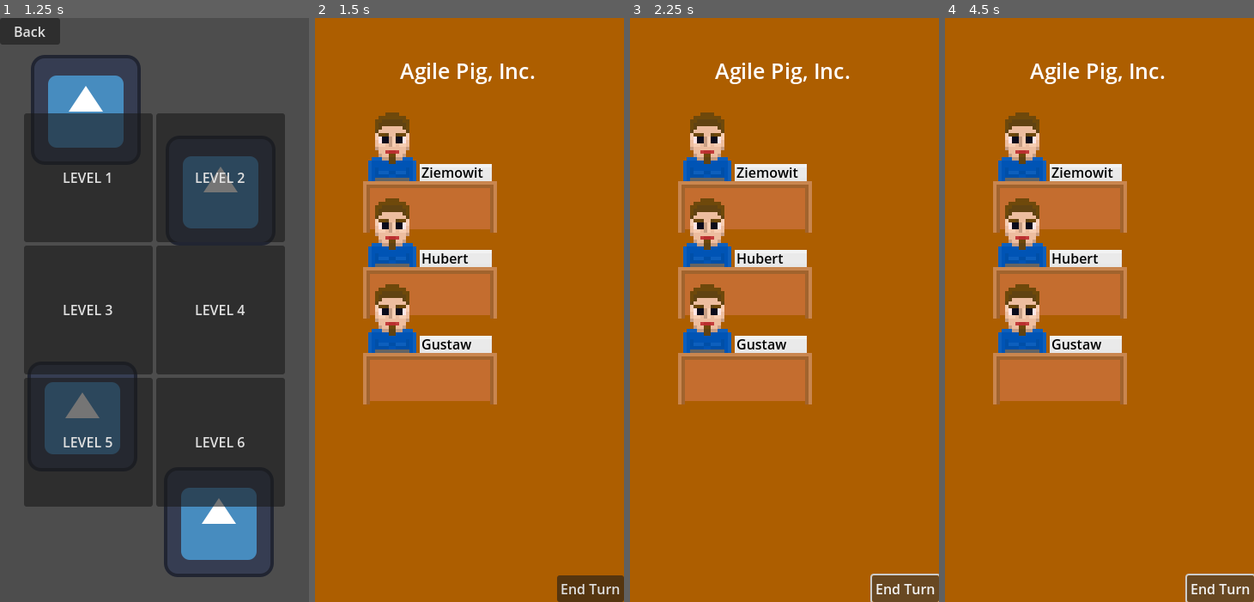
Above: before the commit, frames 1-4 (left to right).
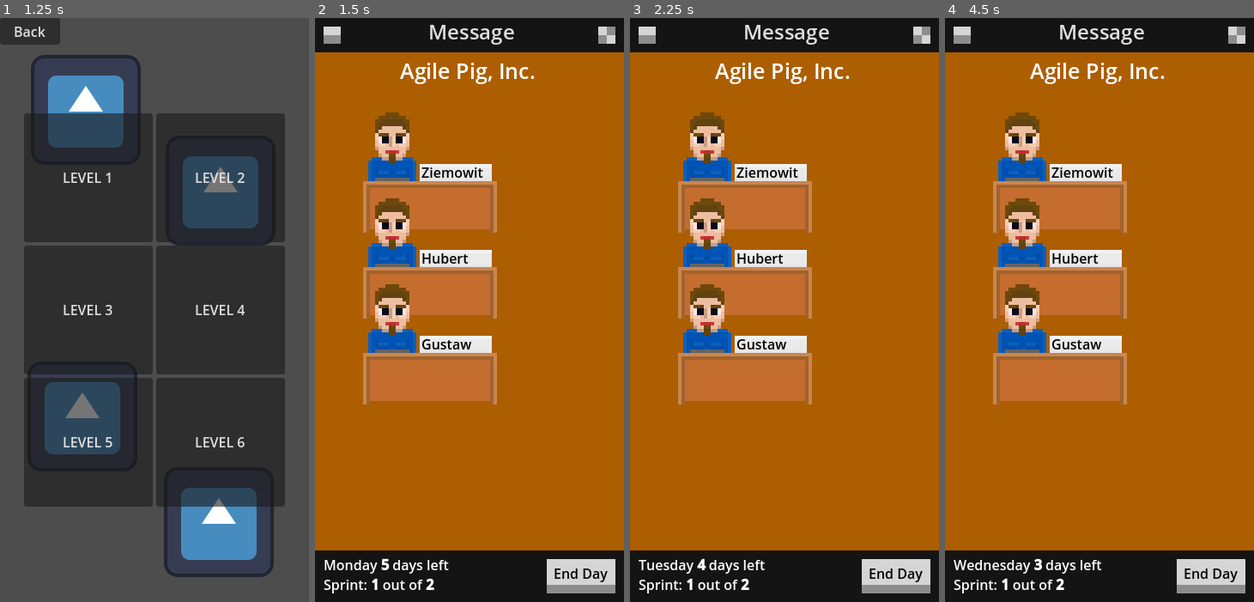
Above: after the commit, the same moments.

Repository: ltbk2023/pig
Game: Godot game, scene res://main.tscn
Same seed, same stepped clock (60 frames per second), same inputs: the game is played once before the commit and once after it. The engine's default icon, where the game draws it, is replaced by a stand-in: a white triangle on a blue panel in a dark square.
Inputs (mouse positions are in pixels of both pictures, inside the frame that each line leads up to):
- Up to frame 1 (1.25 s): click "Play" at 0.5 s
- Up to frame 2 (1.5 s): click "LEVEL 1" at 1.25 s
- Up to frame 3 (2.25 s): click "End Turn" (after the commit: "End Day") at 2 s
- Up to frame 4 (4.5 s): click (1102, 29) at 2.75 s, where only the run after the commit has a clickable "Message"; click (963, 35) at 3.52 s; click "End Turn" (after the commit: "End Day") at 4.25 s

Frame 1 is identical in both runs. In frame 2, 15% of the frame differs, in the area x 0-100%, y 0-100%; in frame 3, 15%; in frame 4, 15%.

Commit message:
PIG-206: HUD rework

Diff:
--- a/PIG/game/game.gd
+++ b/PIG/game/game.gd
@@ -6,6 +6,8 @@
 @export var turns_per_sprint : int = 5
 
 @export var max_sprints : int = 2
+
+signal show_menu()
 
 @export_category("Views Swichting")
 @export var speed_trigger = 40
@@ -14,6 +16,9 @@
 @export var backlog_to_office = Vector2(1,0)
 @export var office_to_testing = Vector2(1,0)
 @export var testing_to_office = Vector2(-1,0)
+
+@export var show_days_left = true
+
 var is_view_just_switched = false
 
 var __current_turn : int
@@ -29,6 +34,7 @@
 	__current_sprint = 0
 	__current_turn = 0
 	victory_points = 0
+	display_date()
 	randomize()
 
 # Called every frame. 'delta' is the elapsed time since the previous frame.
@@ -45,6 +51,7 @@
 	__current_turn += 1
 	if __current_turn % turns_per_sprint == 0:
 		execute_end_of_sprint()
+	display_date()
 
 
 # function execute end of sprint and update current sprint
@@ -80,7 +87,13 @@
 
 # function that listens for the end button release and calls execute_turn()
 func _on_end_turn_button_button_up():
-	execute_turn()
+	if $Hooks/EmployeeToAssign.get_child_count() == 0 and \
+		$Hooks/TaskToAssign.get_child_count() == 0:
+			execute_turn()
+	else:
+		cancel_task_to_assign()
+		cancel_employee_to_assign()
+		display_date()
 
 # check if movement is in the given direction with set precision
 func is_in_direction(movement:Vector2,direction:Vector2) -> bool:
@@ -129,14 +142,14 @@
 # Listen to assign request from backlog
 # Call save_task_to_assign
 func _on_backlog_assign(owner):
-	$CanvasLayer/AssigningStatusView.visible = true
 	save_task_to_assign(owner)
+
 
 # Listen to assign request from testing
 # Call save_task_to_assign
 func _on_testing_assign(owner):
-	$CanvasLayer/AssigningStatusView.visible = true
 	save_task_to_assign(owner)
+
 
 # Listen to assign request from office
 # Create hook to owner and place it in Hooks/EmployeeToAssign
@@ -151,7 +164,7 @@
 	var hook = Hook.new()
 	hook.set_origin(owner)
 	$Hooks/EmployeeToAssign.add_child(hook)
-	$CanvasLayer/AssigningStatusView.visible = true
+	display_assign(false)
 	assign()
 
 # Create hook to task and place it in Hooks/TaskToAssign
@@ -166,6 +179,7 @@
 	var hook = Hook.new()
 	hook.set_origin(task)
 	$Hooks/TaskToAssign.add_child(hook)
+	display_assign(true)
 	assign()
 
 # Checks if hooks needed to assign exist
@@ -193,7 +207,7 @@
 				$Hooks/TaskToAssign.remove_child(task_hook)
 				employee_hook.get_origin().assign_issue(task_hook)
 				task_hook.get_origin().assign_employee(employee_hook)
-			$CanvasLayer/AssigningStatusView.visible = false
+				display_date()
 			return true
 		else:
 			$Hooks/EmployeeToAssign.get_child(0).queue_free()
@@ -245,21 +259,17 @@
 	$Testing.visible = false
 	$SprintEnd.visible = false
 	$Backlog.visible = false
+	display_date()
 
 # Deletes the hook from TaskToAssign if it exists.
 func cancel_task_to_assign():
 	if $Hooks/TaskToAssign.get_child_count() > 0:
 		$Hooks/TaskToAssign.get_child(0).queue_free()
-
 # Deletes the from EmployeeToAssign if it exists.
 func cancel_employee_to_assign():
 	if $Hooks/EmployeeToAssign.get_child_count() > 0:
 		$Hooks/EmployeeToAssign.get_child(0).queue_free()
 
-func _on_cancel_assigning_button_up():
-	cancel_task_to_assign()
-	cancel_employee_to_assign()
-	$CanvasLayer/AssigningStatusView.visible = false
 
 # Return a JSON dictionary representing this object in its current state
 func to_json():
@@ -284,3 +294,47 @@
 		victory_points = dict["victory points"]
 		return true
 	return false
+
+# set status bar to day of the week and sprint number
+# set button to "End Day"
+func display_date():
+	var day_of_the_week=["Monday","Tuesday","Wednesday","Thursday","Friday"]
+
+	var days_left = turns_per_sprint-__current_turn%turns_per_sprint
+
+	var text =day_of_the_week[ __current_turn%5]
+	if show_days_left:
+		if days_left == 1:
+			text += "[b] last day[/b]"
+		else:
+			text += " [b]"+str(days_left)+"[/b] days left"
+	text +="\nSprint: [b]"+\
+		str(__current_sprint+1)+"[/b] out of [b]"+\
+		str(max_sprints)+'[/b]'
+	$CanvasLayer/Status.text = text
+	$CanvasLayer/Button.text = "End Day"
+
+# set status bar to Assigning and name of task or employee
+# set button to "Cancel"
+func display_assign(task):
+	var text = "Assigning:\n"
+	if task:
+		text += $Hooks/TaskToAssign.get_child(0).get_origin().name
+	else:
+		text += $Hooks/EmployeeToAssign.get_child(0).get_origin().name
+	$CanvasLayer/Status.text = text
+	$CanvasLayer/Button.text = "Cancel"
+
+
+# emit show menu request
+func _on_menu_button_button_up():
+	show_menu.emit()
+
+# hide message
+func _on_exit_button_button_up():
+	$CanvasLayer/Message.visible = false
+
+# TODO
+# implement reaction to show message request
+func _on_message_button_up():
+	pass
--- a/PIG/game/game.tscn
+++ b/PIG/game/game.tscn
@@ -1,55 +1,186 @@
-[gd_scene load_steps=6 format=3 uid="uid://ca2p0ey2167pi"]
+[gd_scene load_steps=29 format=3 uid="uid://ca2p0ey2167pi"]
 
 [ext_resource type="Script" path="res://game/game.gd" id="1_t4wkw"]
 [ext_resource type="PackedScene" uid="uid://btvv1oojseb6c" path="res://view/backlog/backlog.tscn" id="2_1vjop"]
+[ext_resource type="Texture2D" uid="uid://e1l0lcq8mbnb" path="res://game/back.png" id="2_vshih"]
+[ext_resource type="Texture2D" uid="uid://c8jyaa2m5guir" path="res://game/button.png" id="2_xkol5"]
+[ext_resource type="Texture2D" uid="uid://bkd4dvne7xlyk" path="res://game/button2.png" id="3_2uro6"]
 [ext_resource type="PackedScene" uid="uid://dom60ed6nbcjt" path="res://view/office/office.tscn" id="3_17k77"]
 [ext_resource type="PackedScene" uid="uid://2k4tpybmr0a4" path="res://view/testing/testing.tscn" id="4_mosmf"]
+[ext_resource type="Texture2D" uid="uid://cfsparx3fehr6" path="res://game/exit.png" id="5_8gdxh"]
 [ext_resource type="PackedScene" uid="uid://bv4enanlk8ty6" path="res://view/sprint_end/sprint_end.tscn" id="5_mb2m2"]
+[ext_resource type="Texture2D" uid="uid://pd73wjq1goi2" path="res://game/menu_button.png" id="5_v0jtd"]
+
+[sub_resource type="StyleBoxTexture" id="StyleBoxTexture_hfvvy"]
+content_margin_bottom = 6.0
+texture = ExtResource("2_xkol5")
+
+[sub_resource type="StyleBoxTexture" id="StyleBoxTexture_supl0"]
+content_margin_top = 6.0
+texture = ExtResource("3_2uro6")
+
+[sub_resource type="StyleBoxEmpty" id="StyleBoxEmpty_sb1u4"]
+
+[sub_resource type="StyleBoxFlat" id="StyleBoxFlat_3sqfy"]
+
+[sub_resource type="StyleBoxEmpty" id="StyleBoxEmpty_m4ygr"]
+
+[sub_resource type="StyleBoxEmpty" id="StyleBoxEmpty_qibsl"]
+content_margin_top = 3.0
+
+[sub_resource type="StyleBoxEmpty" id="StyleBoxEmpty_4b07h"]
+
+[sub_resource type="StyleBoxEmpty" id="StyleBoxEmpty_bhc5q"]
+
+[sub_resource type="StyleBoxTexture" id="StyleBoxTexture_o7h1c"]
+texture = ExtResource("5_8gdxh")
+
+[sub_resource type="StyleBoxTexture" id="StyleBoxTexture_er6p2"]
+texture = ExtResource("5_8gdxh")
+
+[sub_resource type="StyleBoxTexture" id="StyleBoxTexture_qlosc"]
+texture = ExtResource("5_8gdxh")
+
+[sub_resource type="StyleBoxTexture" id="StyleBoxTexture_ptsg2"]
+texture = ExtResource("5_8gdxh")
+
+[sub_resource type="StyleBoxTexture" id="StyleBoxTexture_gj0ol"]
+texture = ExtResource("5_8gdxh")
+
+[sub_resource type="StyleBoxTexture" id="StyleBoxTexture_p5sc4"]
+texture = ExtResource("5_v0jtd")
+
+[sub_resource type="StyleBoxTexture" id="StyleBoxTexture_1tmmb"]
+texture = ExtResource("5_v0jtd")
+
+[sub_resource type="StyleBoxTexture" id="StyleBoxTexture_ddwl0"]
+texture = ExtResource("5_v0jtd")
+
+[sub_resource type="StyleBoxTexture" id="StyleBoxTexture_cj0dx"]
+texture = ExtResource("5_v0jtd")
+
+[sub_resource type="StyleBoxTexture" id="StyleBoxTexture_rvxr0"]
+texture = ExtResource("5_v0jtd")
 
 [node name="Game" type="Node2D"]
 script = ExtResource("1_t4wkw")
 
 [node name="CanvasLayer" type="CanvasLayer" parent="."]
 
-[node name="EndTurnButton" type="Button" parent="CanvasLayer"]
+[node name="TextureRect" type="TextureRect" parent="CanvasLayer"]
+anchors_preset = 12
+anchor_top = 1.0
+anchor_right = 1.0
+anchor_bottom = 1.0
+offset_top = -60.0
+grow_horizontal = 2
+grow_vertical = 0
+texture = ExtResource("2_vshih")
+
+[node name="Status" type="RichTextLabel" parent="CanvasLayer"]
+anchors_preset = 12
+anchor_top = 1.0
+anchor_right = 1.0
+anchor_bottom = 1.0
+offset_left = 10.0
+offset_top = -55.0
+offset_right = 10.0
+offset_bottom = -5.0
+grow_horizontal = 2
+grow_vertical = 0
+theme_override_colors/default_color = Color(1, 1, 1, 1)
+bbcode_enabled = true
+text = "Wednesday
+Sprint 1 out of 4
+"
+
+[node name="Button" type="Button" parent="CanvasLayer"]
+texture_filter = 1
 anchors_preset = 3
 anchor_left = 1.0
 anchor_top = 1.0
 anchor_right = 1.0
 anchor_bottom = 1.0
-offset_left = -78.0
-offset_top = -31.0
+offset_left = -90.0
+offset_top = -50.0
+offset_right = -10.0
+offset_bottom = -10.0
 grow_horizontal = 0
 grow_vertical = 0
-text = "End Turn"
-
-[node name="AssigningStatusView" type="Control" parent="CanvasLayer"]
-visible = false
+theme_override_colors/font_color = Color(0, 0, 0, 1)
+theme_override_colors/font_pressed_color = Color(0.243137, 0.243137, 0.243137, 1)
+theme_override_colors/font_hover_color = Color(0, 0, 0, 1)
+theme_override_colors/font_focus_color = Color(0, 0, 0, 1)
+theme_override_styles/normal = SubResource("StyleBoxTexture_hfvvy")
+theme_override_styles/hover = SubResource("StyleBoxTexture_hfvvy")
+theme_override_styles/pressed = SubResource("StyleBoxTexture_supl0")
+theme_override_styles/disabled = SubResource("StyleBoxTexture_hfvvy")
+theme_override_styles/focus = SubResource("StyleBoxEmpty_sb1u4")
+text = "End  Day"
+
+[node name="Message" type="Control" parent="CanvasLayer"]
 layout_mode = 3
-anchors_preset = 7
-anchor_left = 0.5
-anchor_top = 1.0
-anchor_right = 0.5
-anchor_bottom = 1.0
-offset_left = -62.5
-offset_top = -50.0
-offset_right = 62.5
-grow_horizontal = 2
-grow_vertical = 0
-
-[node name="RichTextLabel" type="RichTextLabel" parent="CanvasLayer/AssigningStatusView"]
-layout_mode = 0
-offset_right = 80.0
-offset_bottom = 30.0
-bbcode_enabled = true
-text = "[color=black]Assigning[/color]"
-
-[node name="CancelAssigning" type="Button" parent="CanvasLayer/AssigningStatusView"]
-layout_mode = 0
-offset_left = 80.0
-offset_right = 110.0
-offset_bottom = 31.0
-text = "X"
+anchors_preset = 10
+anchor_right = 1.0
+grow_horizontal = 2
+
+[node name="TextureRect" type="TextureRect" parent="CanvasLayer/Message"]
+layout_mode = 1
+anchors_preset = 12
+anchor_top = 1.0
+anchor_right = 1.0
+anchor_bottom = 1.0
+offset_bottom = 40.0
+grow_horizontal = 2
+grow_vertical = 0
+texture = ExtResource("2_vshih")
+
+[node name="Message" type="Button" parent="CanvasLayer/Message"]
+layout_mode = 1
+anchors_preset = 12
+anchor_top = 1.0
+anchor_right = 1.0
+anchor_bottom = 1.0
+offset_left = 45.0
+offset_top = -8.0
+offset_right = -40.0
+offset_bottom = 40.0
+grow_horizontal = 2
+grow_vertical = 0
+theme_override_colors/font_pressed_color = Color(0.592157, 0.592157, 0.592157, 1)
+theme_override_font_sizes/font_size = 24
+theme_override_styles/normal = SubResource("StyleBoxFlat_3sqfy")
+theme_override_styles/hover = SubResource("StyleBoxEmpty_m4ygr")
+theme_override_styles/pressed = SubResource("StyleBoxEmpty_qibsl")
+theme_override_styles/disabled = SubResource("StyleBoxEmpty_4b07h")
+theme_override_styles/focus = SubResource("StyleBoxEmpty_bhc5q")
+text = "Message"
+flat = true
+
+[node name="ExitButton" type="Button" parent="CanvasLayer/Message"]
+texture_filter = 1
+layout_mode = 1
+anchors_preset = 1
+anchor_left = 1.0
+anchor_right = 1.0
+offset_left = -40.0
+offset_bottom = 40.0
+grow_horizontal = 0
+theme_override_styles/normal = SubResource("StyleBoxTexture_o7h1c")
+theme_override_styles/hover = SubResource("StyleBoxTexture_er6p2")
+theme_override_styles/pressed = SubResource("StyleBoxTexture_qlosc")
+theme_override_styles/disabled = SubResource("StyleBoxTexture_ptsg2")
+theme_override_styles/focus = SubResource("StyleBoxTexture_gj0ol")
+
+[node name="MenuButton" type="Button" parent="CanvasLayer"]
+texture_filter = 1
+offset_right = 40.0
+offset_bottom = 40.0
+theme_override_styles/normal = SubResource("StyleBoxTexture_p5sc4")
+theme_override_styles/hover = SubResource("StyleBoxTexture_1tmmb")
+theme_override_styles/pressed = SubResource("StyleBoxTexture_ddwl0")
+theme_override_styles/disabled = SubResource("StyleBoxTexture_cj0dx")
+theme_override_styles/focus = SubResource("StyleBoxTexture_rvxr0")
 
 [node name="Backlog" parent="." instance=ExtResource("2_1vjop")]
 visible = false
@@ -70,8 +201,10 @@
 
 [node name="Modifiers" type="Node" parent="."]
 
-[connection signal="button_up" from="CanvasLayer/EndTurnButton" to="." method="_on_end_turn_button_button_up"]
-[connection signal="button_up" from="CanvasLayer/AssigningStatusView/CancelAssigning" to="." method="_on_cancel_assigning_button_up"]
+[connection signal="button_up" from="CanvasLayer/Button" to="." method="_on_end_turn_button_button_up"]
+[connection signal="button_up" from="CanvasLayer/Message/Message" to="." method="_on_message_button_up"]
+[connection signal="button_up" from="CanvasLayer/Message/ExitButton" to="." method="_on_exit_button_button_up"]
+[connection signal="button_up" from="CanvasLayer/MenuButton" to="." method="_on_menu_button_button_up"]
 [connection signal="assign" from="Backlog" to="." method="_on_backlog_assign"]
 [connection signal="assign" from="Office" to="." method="_on_office_assign"]
 [connection signal="completed" from="Office" to="." method="_on_office_completed"]
--- a/PIG/placeholders/game_placeholder.tscn
+++ b/PIG/placeholders/game_placeholder.tscn
@@ -7,3 +7,17 @@
 script = ExtResource("2_l5e7n")
 employee_number = 3
 issue_number = 6
+show_days_left = false
+
+[node name="Status" parent="CanvasLayer" index="1"]
+offset_right = -95.0
+
+[node name="Message" parent="CanvasLayer" index="3"]
+visible = false
+
+[node name="Message" parent="CanvasLayer/Message" index="1"]
+offset_top = 0.0
+
+[connection signal="button_up" from="CanvasLayer/Message/Message" to="." method="_on_message_button_up"]
+[connection signal="button_up" from="CanvasLayer/Message/ExitButton" to="." method="_on_exit_button_button_up"]
+[connection signal="button_up" from="CanvasLayer/MenuButton" to="." method="_on_menu_button_button_up"]
--- a/PIG/view/testing/testing.tscn
+++ b/PIG/view/testing/testing.tscn
@@ -45,10 +45,10 @@
 text = "[font_size=15]Result:[/font_size]"
 
 [node name="AssignButton" type="Button" parent="Background"]
-offset_left = -163.516
-offset_top = 145.0
-offset_right = -58.5161
-offset_bottom = 176.0
+offset_left = -140.0
+offset_top = 60.0
+offset_right = -35.0001
+offset_bottom = 91.0
 scale = Vector2(0.75, 0.75)
 text = "Assign"
 
Binary file added: PIG/game/back.png
Not shown, added: PIG/game/back.png.import
Binary file added: PIG/game/button.png
Not shown, added: PIG/game/button.png.import
Binary file added: PIG/game/button2.png
Not shown, added: PIG/game/button2.png.import
Binary file added: PIG/game/exit.png
Not shown, added: PIG/game/exit.png.import
Binary file added: PIG/game/menu_button.png
Not shown, added: PIG/game/menu_button.png.import
Not shown: 1 places in PIG/view/testing/testing.tscn that only renumber resources
